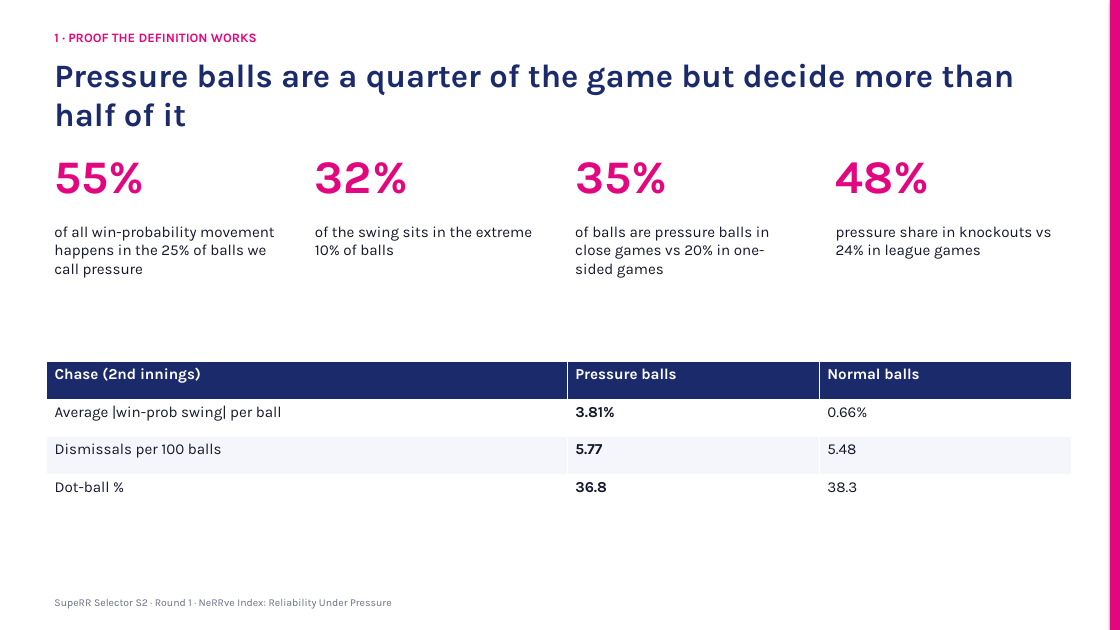
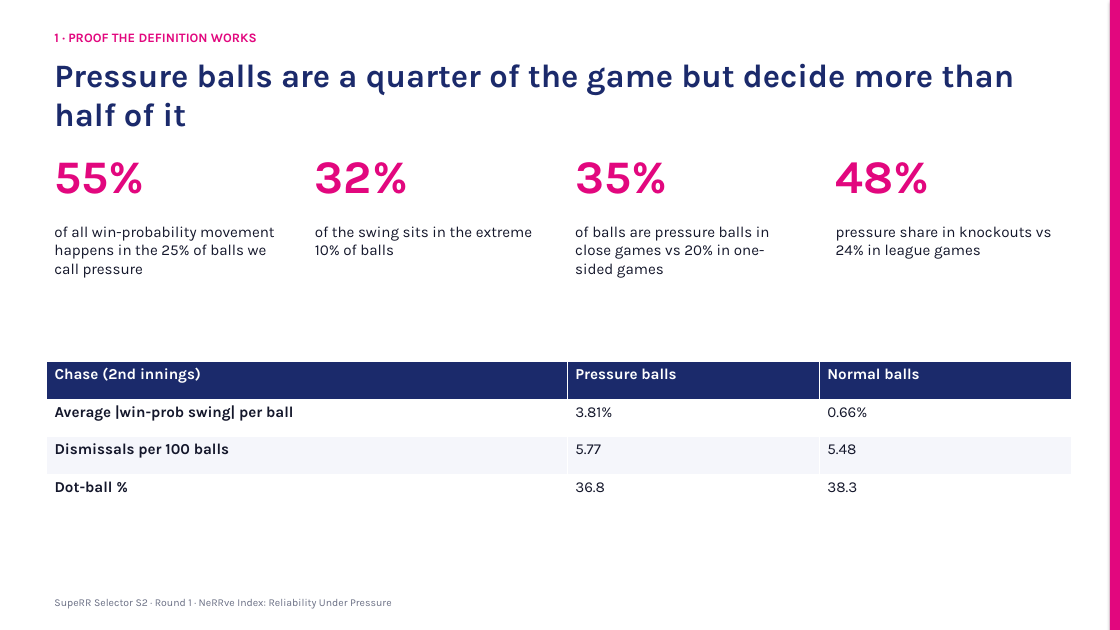
Before and after one commit to KoduruChandrasekhar/RRAuction-, a slide deck: slide 6 of submission/NeRRve_Deck.pptx (slide 5 before the commit). Drawn at 1120x630 pixels with LibreOffice and Linux fonts; fonts in the diff are those of the drawing. Boxes give left, top, right and bottom in pixels: in the first picture for what was removed or moved away, otherwise in the second. Text is boxed around its words. In the diff, an @@ line names an element or a change of style, - is before the commit and + after.

```diff
--- a/submission/NeRRve_Deck.pptx
+++ b/submission/NeRRve_Deck.pptx
@@ table at <box>46,361,1071,513</box> @@
@@ bold on in "Average |win-prob swing| per ball", "Dismissals per 100 balls", "Dot-ball %" @@
@@ bold off in "3.81%", "5.77", "36.8" @@
```
Also in this commit, not shown: 8 other slides changed, 2 slides added, 8 other files.
